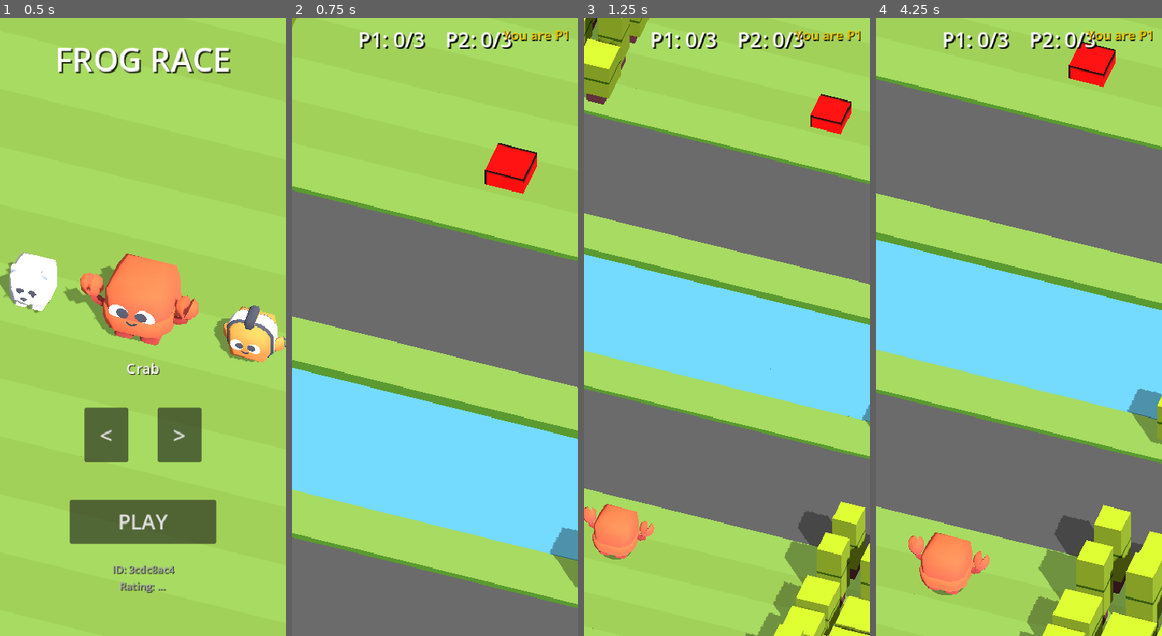
Above: before the commit, frames 1-4 (left to right).
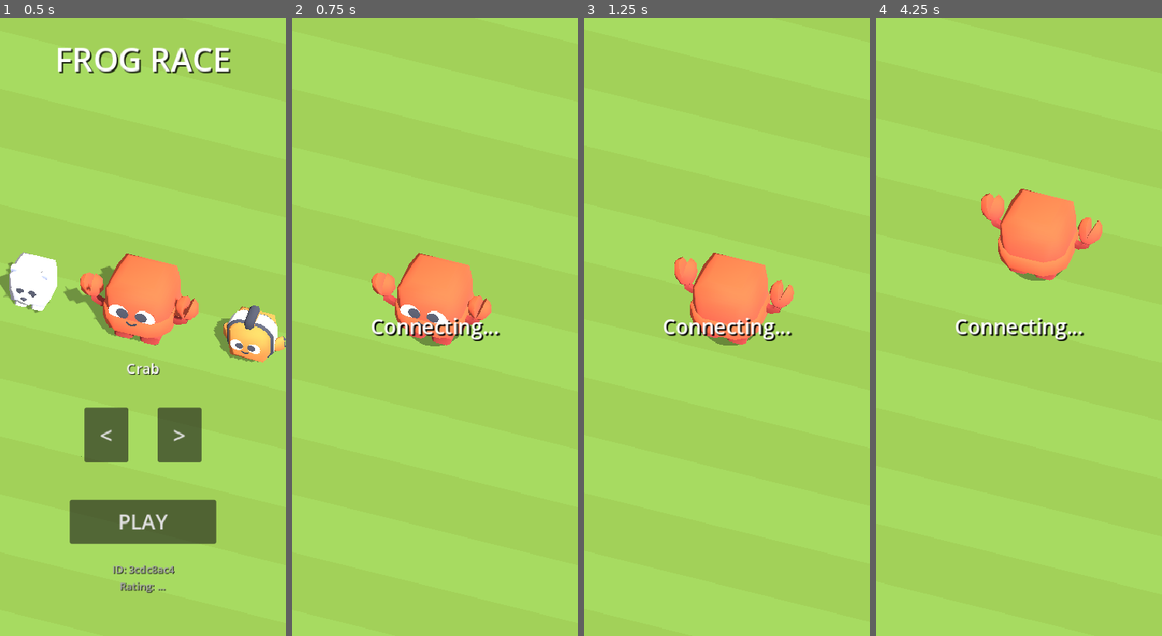
Above: after the commit, the same moments.

Repository: gypzeros/frograce
Game: Godot game, scene res://main.tscn
The game is run twice, just before and just after one commit, with the same random seed, the same clock (stepped at 60 frames per second) and the same inputs.
Inputs (mouse positions are in pixels of both pictures, inside the frame that each line leads up to):
- Up to frame 1 (0.5 s): no input
- Up to frame 2 (0.75 s): click "PLAY" at 0.5 s
- Up to frame 3 (1.25 s): no input
- Up to frame 4 (4.25 s): tap Enter at 1.25, 1.35, 2.85 s; move the mouse to (1081, 296) at 1.27 s; hold Right (ui_right) 1.28-2.03 s; click (1081, 296) at 1.42 s; tap Space at 1.52, 2.27, 3.77 s; move the mouse to (961, 357) at 2.02 s; hold Down (ui_down) 2.03-2.78 s; tap Keypad Enter at 2.1, 3.6 s; move the mouse to (1047, 191) at 2.77 s; hold Right (ui_right) 2.78-3.53 s; move the mouse to (1004, 450) at 3.52 s; hold Up (ui_up) from 3.53 s (still down); click (1004, 450) at 3.67 s

Frame 1 is identical in both runs. In frame 2, 55% of the frame differs, in the area x 0-100%, y 0-100%; in frame 3, 61%; in frame 4, 68%, in the area x 0-100%, y 2-100%.

Commit message:
Point to production server URL

Diff:
--- a/scripts/network.gd
+++ b/scripts/network.gd
@@ -13,7 +13,7 @@
 signal game_over(winner: int)
 signal connection_failed
 
-const SERVER_URL = "ws://localhost:3000"
+const SERVER_URL = "wss://frograce-production.up.railway.app"
 
 var socket: WebSocketPeer
 var _connected := false
